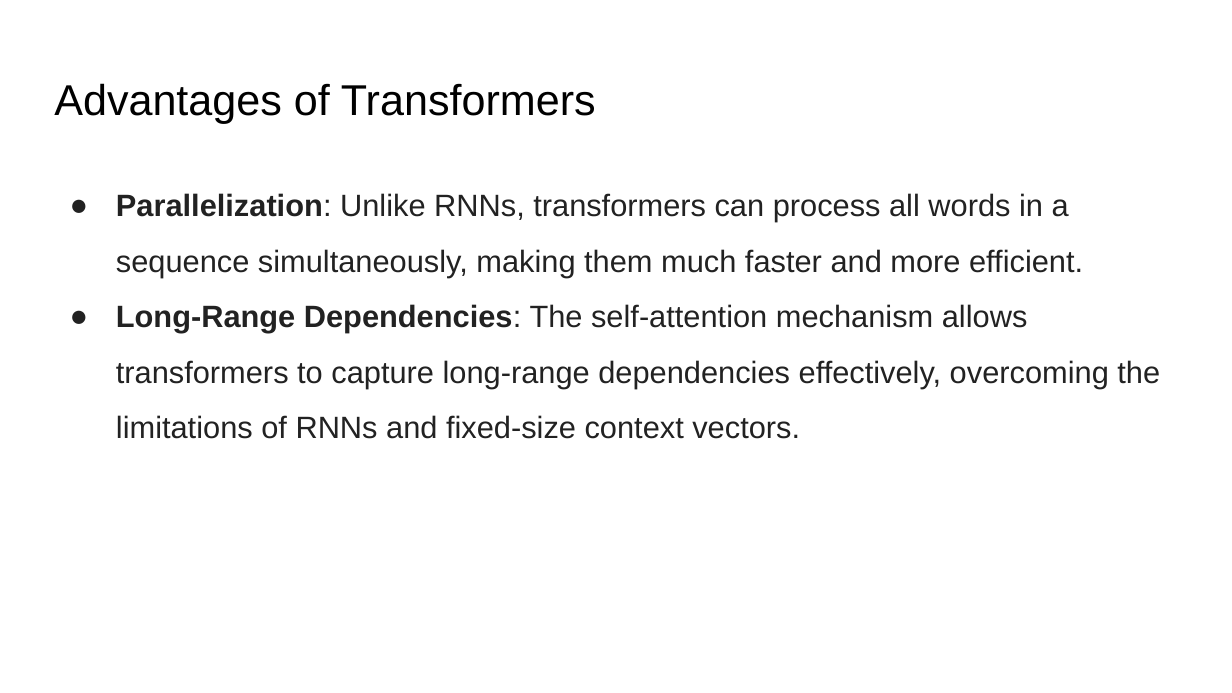
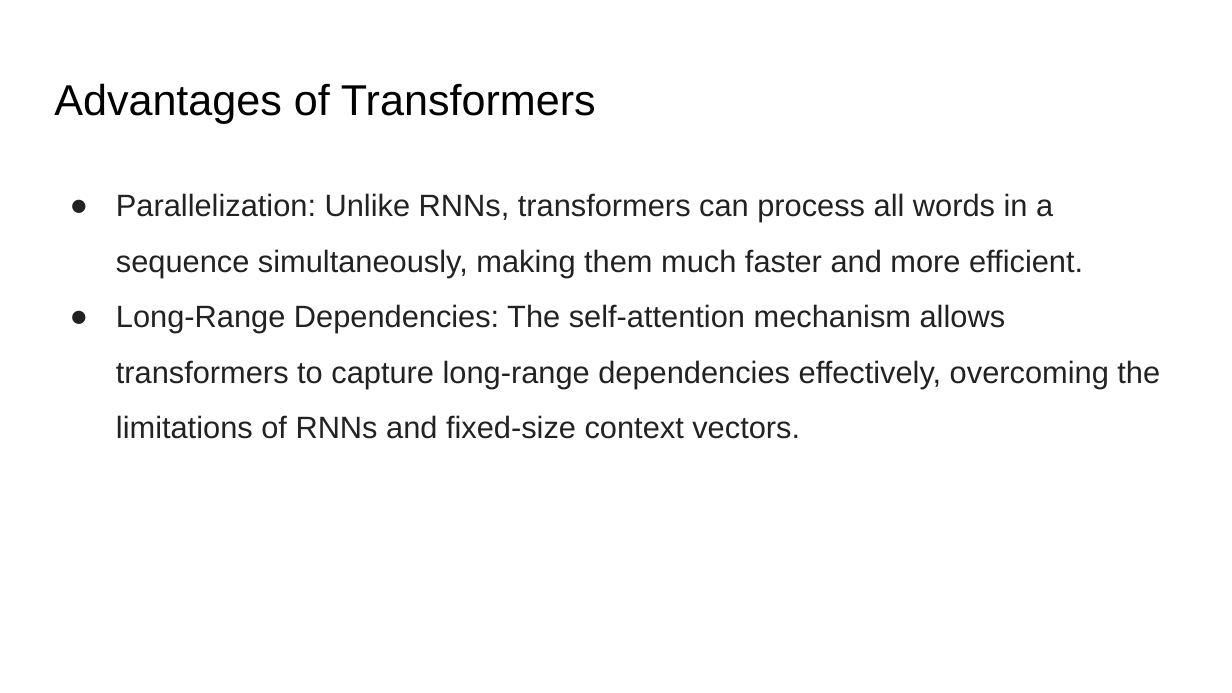
Before and after one commit to motazsaad/NLP-Master-2025, a slide deck: slide 24 of slides/NLP/06 Transformers.pptx (slide 18 before the commit). Drawn at 1232x693 pixels with LibreOffice and Linux fonts; fonts in the diff are those of the drawing. Boxes give left, top, right and bottom in pixels: in the first picture for what was removed or moved away, otherwise in the second. Text is boxed around its words. In the diff, an @@ line names an element or a change of style, - is before the commit and + after.

```diff
--- a/slides/NLP/06 Transformers.pptx
+++ b/slides/NLP/06 Transformers.pptx
@@ text "Parallelization: Unlike RNNs, transformers can ..." at <box>116,193,1160,439</box>: bold off in "Parallelization:", "Long-Range Dependencies:" @@
```
Also in this commit, not shown: 2 other slides changed, 10 slides added, 5 slides removed.
